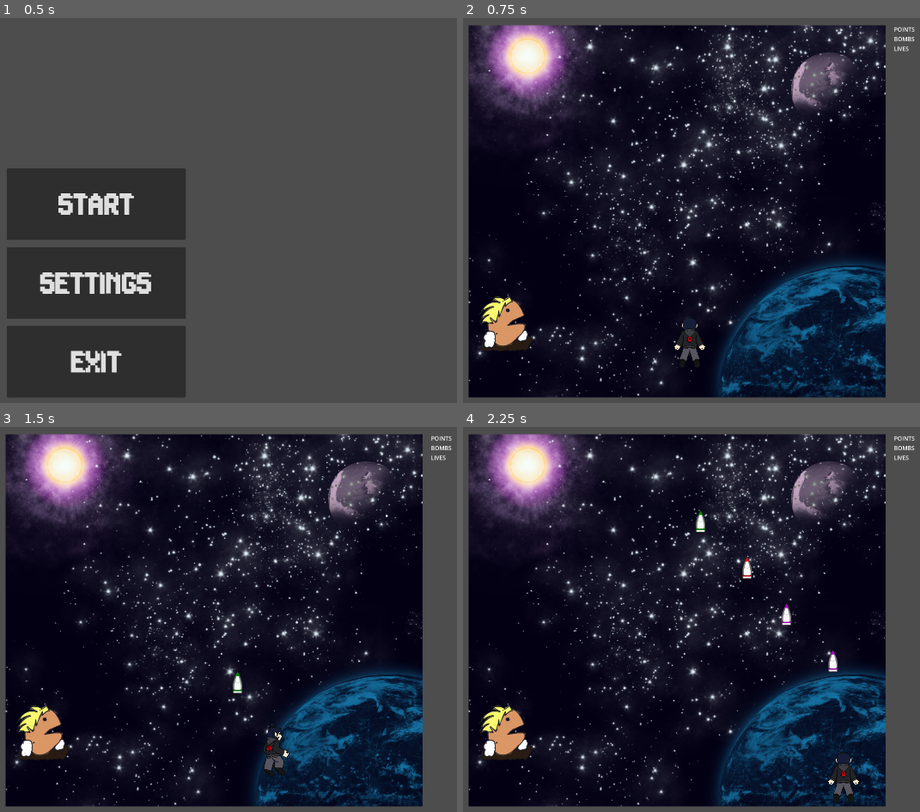
Above: before the commit, frames 1-4 (two rows, left to right).
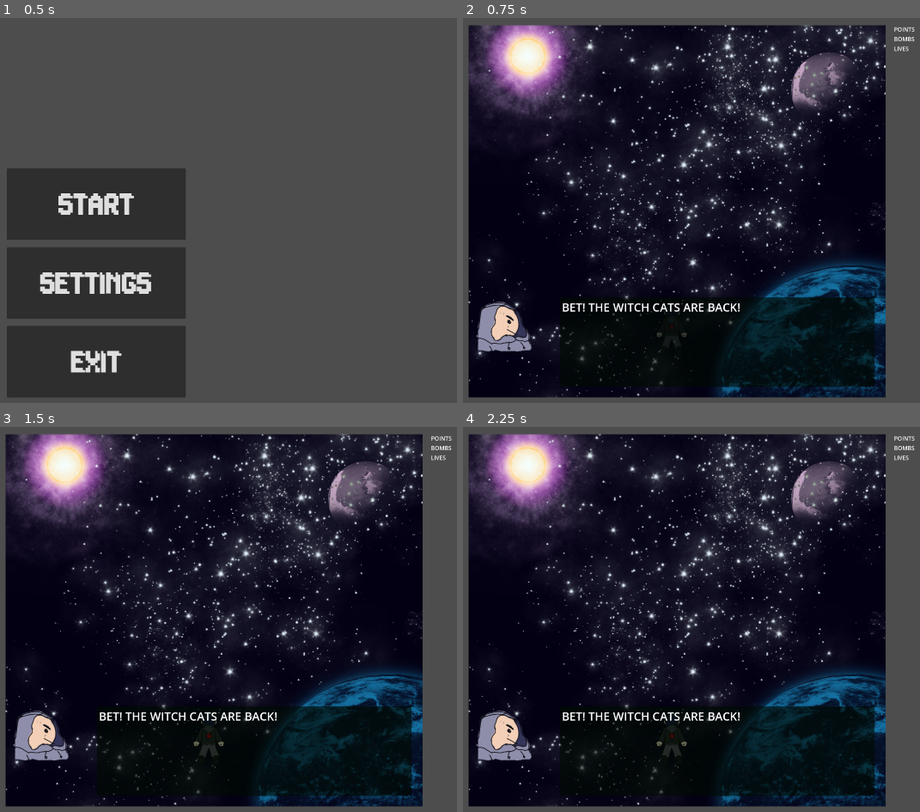
Above: after the commit, the same moments.

Repository: TresSims/Nickel2Danmaku
Game: Godot game, scene res://Levels/MainMenu/MainMenu.tscn
Two runs of this game, one before a commit and one after it. Both use one fixed random seed, a clock stepped at 60 frames per second and the inputs below.
Inputs:
- Up to frame 1 (0.5 s): no input
- Up to frame 2 (0.75 s): click "Settings" at 0.5 s
- Up to frame 3 (1.5 s): tap Enter at 1.25 s; hold Right (right) from 1.28 s (still down); hold Z (fire) from 1.28 s (still down)
- Up to frame 4 (2.25 s): tap Shift (switch) at 1.55, 2.1 s; release Right (right) at 2.03 s; release Z (fire) at 2.03 s; hold Down (down) from 2.03 s (still down)

Frame 1 is identical in both runs. In frame 2, 9.0% of the frame differs, in the area x 3-91%, y 13-96%; in frame 3, 8.7%; in frame 4, 9.2%, in the area x 3-91%, y 13-98%.

Commit message:
Working Dialog System

Diff:
--- a/Actors/Player/Player.gd
+++ b/Actors/Player/Player.gd
@@ -8,10 +8,13 @@
 var HP = 3
 var VULN = true
 
+var DIALOG = false
+
 @onready var _animated_sprite = $AnimatedSprite2D
 @onready var _vuln_timer = $VulnTimer
 @onready var _bullet_spawner = $BulletSpawner
 @onready var _reload_timer = $ReloadTimer
+var _event_system = null
 
 var glitch_bullet = preload("res://Actors/Bullets/Bullet_Glitch/Bullet.tscn")
 var bet_bullet = preload("res://Actors/Bullets/Bullet_Bet/Bullet.tscn")
@@ -21,20 +24,28 @@
 
 var switch = false
 
-func ready():
+func _ready():
     _vuln_timer.start(0.5)
 
-func _physics_process(delta):
-    var switch = process_switch()
-    process_movement(switch)
-    process_animation(switch)
-    process_fire(switch)
+
+
+func _physics_process(_delta):
+    if _event_system == null:
+        _event_system = get_node("../EventSystem")
+
+
+    if not DIALOG:
+        switch = process_switch()
+        process_movement()
+        process_fire()
+
+    process_animation()
 
 
 func process_switch():
     return Input.is_action_pressed("switch")
 
-func process_movement(switch):
+func process_movement():
     # Directional Movement
     var lr = Input.get_axis("left", "right")
     var ud = Input.get_axis("up", "down")
@@ -49,7 +60,7 @@
 
     move_and_slide()
 
-func process_animation(switch):
+func process_animation():
     # Animation Frame
     if velocity.x > 0:
         frame = 2
@@ -69,21 +80,26 @@
     else:
         _animated_sprite.modulate.a = 1.0
 
-func process_fire(switch):
+func process_fire():
     var fire = Input.is_action_pressed("fire")
-    if fire and _reload_timer.time_left == 0:
-        var new_bullet
-        if switch:
-            # bet gun
-            new_bullet = bet_bullet.instantiate()
+    if fire:
+        if not DIALOG:
+            if _reload_timer.time_left == 0:
+                var new_bullet
+                if switch:
+                    # bet gun
+                    new_bullet = bet_bullet.instantiate()
+                else:
+                    # glitch gun
+                    new_bullet = glitch_bullet.instantiate()
+
+                new_bullet.global_position = _bullet_spawner.global_position
+                print(new_bullet.global_position)
+                get_parent().add_child(new_bullet)
+                _reload_timer.start(reload_time)
         else:
-            # glitch gun
-            new_bullet = glitch_bullet.instantiate()
+            _event_system.next_event()
 
-        new_bullet.global_position = _bullet_spawner.global_position
-        print(new_bullet.global_position)
-        get_parent().add_child(new_bullet)
-        _reload_timer.start(reload_time)
 
 func get_hit():
     if _vuln_timer.time_left == 0:
--- /dev/null
+++ b/DialogScenes/Dialog.gd
@@ -0,0 +1,20 @@
+extends Node
+
+var player = null
+var age = 0
+var min_age = 1
+
+@export
+var end_dialog : bool
+
+# Called when the node enters the scene tree for the first time.
+func _ready():
+    player = get_node("/root/MarginContainer/HBoxContainer/VBoxContainer/GameRoot/Player")
+    player.DIALOG = true
+
+func _process(delta):
+    age += delta
+    if Input.is_action_just_pressed("fire") and age > min_age:
+        if end_dialog:
+            player.DIALOG = false
+        queue_free()
--- a/DialogScenes/Dialog_L.tscn
+++ b/DialogScenes/Dialog_L.tscn
@@ -1,30 +1,31 @@
-[gd_scene load_steps=5 format=3 uid="uid://5qoydmqch72o"]
+[gd_scene load_steps=6 format=3 uid="uid://5qoydmqch72o"]
 
 [ext_resource type="Texture2D" uid="uid://bpmph57h27qvy" path="res://Actors/Player/ExpressionsSS.png" id="1_fgsgl"]
+[ext_resource type="Script" path="res://DialogScenes/Dialog.gd" id="2_x756d"]
 
-[sub_resource type="AtlasTexture" id="AtlasTexture_kddep"]
+[sub_resource type="AtlasTexture" id="AtlasTexture_6riki"]
 atlas = ExtResource("1_fgsgl")
-region = Rect2(0, 0, 512, 512)
+region = Rect2(512, 0, 512, 512)
 
-[sub_resource type="AtlasTexture" id="AtlasTexture_b37se"]
+[sub_resource type="AtlasTexture" id="AtlasTexture_73huu"]
 atlas = ExtResource("1_fgsgl")
-region = Rect2(0, 512, 512, 512)
+region = Rect2(512, 512, 512, 512)
 
-[sub_resource type="SpriteFrames" id="SpriteFrames_y3e2a"]
+[sub_resource type="SpriteFrames" id="SpriteFrames_5clfg"]
 animations = [{
 "frames": [{
 "duration": 1.0,
-"texture": SubResource("AtlasTexture_kddep")
+"texture": SubResource("AtlasTexture_6riki")
 }, {
 "duration": 1.0,
-"texture": SubResource("AtlasTexture_b37se")
+"texture": SubResource("AtlasTexture_73huu")
 }],
 "loop": true,
 "name": &"default",
 "speed": 5.0
 }]
 
-[node name="MarginContainer" type="MarginContainer"]
+[node name="Dialog_L" type="MarginContainer"]
 anchors_preset = 15
 anchor_right = 1.0
 anchor_bottom = 1.0
@@ -34,6 +35,7 @@
 theme_override_constants/margin_top = 30
 theme_override_constants/margin_right = 30
 theme_override_constants/margin_bottom = 30
+script = ExtResource("2_x756d")
 
 [node name="Panel" type="Panel" parent="."]
 self_modulate = Color(0, 0.388235, 0, 1)
@@ -55,13 +57,13 @@
 [node name="RichTextLabel" type="RichTextLabel" parent="Panel/MarginContainer"]
 layout_mode = 2
 theme_override_font_sizes/normal_font_size = 32
-text = "Ugh, okay yeah I'll deal with the witch cats."
+text = "BET! THE WITCH CATS ARE BACK!"
 fit_content = true
 
 [node name="AnimatedSprite2D" type="AnimatedSprite2D" parent="."]
 scale = Vector2(0.3, 0.3)
-sprite_frames = SubResource("SpriteFrames_y3e2a")
-frame_progress = 0.250502
+sprite_frames = SubResource("SpriteFrames_5clfg")
 speed_scale = 2.0
 centered = false
 offset = Vector2(90, 90)
+flip_h = true
--- a/DialogScenes/Dialog_R.tscn
+++ b/DialogScenes/Dialog_R.tscn
@@ -1,5 +1,6 @@
-[gd_scene load_steps=5 format=3 uid="uid://cykeqy0770bot"]
+[gd_scene load_steps=6 format=3 uid="uid://cykeqy0770bot"]
 
+[ext_resource type="Script" path="res://DialogScenes/Dialog.gd" id="1_3giv6"]
 [ext_resource type="Texture2D" uid="uid://bpmph57h27qvy" path="res://Actors/Player/ExpressionsSS.png" id="1_7wrht"]
 
 [sub_resource type="AtlasTexture" id="AtlasTexture_kddep"]
@@ -24,17 +25,19 @@
 "speed": 5.0
 }]
 
-[node name="MarginContainer" type="MarginContainer"]
+[node name="Dialog_R" type="MarginContainer"]
 layout_direction = 3
-anchors_preset = -1
-offset_right = 1657.0
-offset_bottom = 971.0
+anchors_preset = 15
+anchor_right = 1.0
+anchor_bottom = 1.0
 grow_horizontal = 2
 grow_vertical = 2
 theme_override_constants/margin_left = 30
 theme_override_constants/margin_top = 30
 theme_override_constants/margin_right = 256
 theme_override_constants/margin_bottom = 30
+script = ExtResource("1_3giv6")
+end_dialog = true
 
 [node name="Panel" type="Panel" parent="."]
 self_modulate = Color(0, 0.388235, 0, 1)
@@ -61,9 +64,11 @@
 fit_content = true
 
 [node name="AnimatedSprite2D" type="AnimatedSprite2D" parent="."]
+position = Vector2(998, -2)
 scale = Vector2(0.3, 0.3)
 sprite_frames = SubResource("SpriteFrames_y3e2a")
 frame_progress = 0.250502
 speed_scale = 2.0
 centered = false
-offset = Vector2(90, 90)
+offset = Vector2(-90, 90)
+flip_h = true
--- a/EventSystem/DanmakuEvent.gd
+++ b/EventSystem/DanmakuEvent.gd
@@ -10,3 +10,6 @@
 
 @export
 var position : Vector2
+
+@export
+var dialog_event : bool
--- a/EventSystem/EventSystem.gd
+++ b/EventSystem/EventSystem.gd
@@ -6,17 +6,26 @@
 @export
 var event_dict : Array[DanmakuEvent]
 
+var _dialog_anchor = null
+
 func _ready():
+    _dialog_anchor = get_node("/root/MarginContainer/HBoxContainer/VBoxContainer/GameRoot/DialogEventAnchor")
     next_event()
 
 func next_event():
     if current_event < event_dict.size():
-        var e = load(event_dict[current_event].event_scene)
-        var e_instance = e.instantiate()
-        e_instance.global_position = e.position
-        get_parent().add_child(e_instance)
+        var event = event_dict[current_event]
+        var event_scene = load(event.event_scene)
+        var event_instance = event_scene.instantiate()
+        print(event_scene)
+        event_instance.global_position = event.position
 
-        if(e.time_to_next >= 0):
-            self.start(e.time_to_next)
+        if event.dialog_event:
+            _dialog_anchor.add_child.call_deferred(event_instance)
+        else:
+            get_parent().add_child.call_deferred(event_instance)
+
+        if(event.time_to_next >= 0):
+            self.start(event.time_to_next)
 
         current_event += 1
--- a/EventSystem/event_system.tscn
+++ b/EventSystem/event_system.tscn
@@ -2,7 +2,7 @@
 
 [ext_resource type="Script" path="res://EventSystem/EventSystem.gd" id="1_8jn5i"]
 
-[node name="Timer" type="Timer"]
+[node name="EventSystem" type="Timer"]
 one_shot = true
 script = ExtResource("1_8jn5i")
 
--- a/Levels/Level1/Level1.tscn
+++ b/Levels/Level1/Level1.tscn
@@ -1,9 +1,9 @@
-[gd_scene load_steps=14 format=3 uid="uid://km7n274l66dj"]
+[gd_scene load_steps=16 format=3 uid="uid://km7n274l66dj"]
 
 [ext_resource type="Texture2D" uid="uid://ig8wq7yahx87" path="res://Levels/Level1/BG.png" id="1_savf4"]
+[ext_resource type="PackedScene" uid="uid://d3h7gpwkayxpn" path="res://EventSystem/event_system.tscn" id="3_65ri2"]
 [ext_resource type="PackedScene" uid="uid://bind8rvync2mo" path="res://Actors/Player/Player.tscn" id="3_bvn5h"]
-[ext_resource type="PackedScene" uid="uid://d3h7gpwkayxpn" path="res://EventSystem/event_system.tscn" id="3_mnejy"]
-[ext_resource type="PackedScene" uid="uid://5qoydmqch72o" path="res://DialogScenes/Dialog_L.tscn" id="4_75xdu"]
+[ext_resource type="Script" path="res://EventSystem/DanmakuEvent.gd" id="4_d0dtc"]
 
 [sub_resource type="CanvasItemMaterial" id="CanvasItemMaterial_v0gpt"]
 
@@ -37,6 +37,20 @@
 a = Vector2(0, 1050)
 b = Vector2(0, -21)
 
+[sub_resource type="Resource" id="Resource_4tebp"]
+script = ExtResource("4_d0dtc")
+event_scene = "res://DialogScenes/Dialog_L.tscn"
+time_to_next = -1.0
+position = Vector2(0, 0)
+dialog_event = true
+
+[sub_resource type="Resource" id="Resource_qqhk6"]
+script = ExtResource("4_d0dtc")
+event_scene = "res://DialogScenes/Dialog_R.tscn"
+time_to_next = -1.0
+position = Vector2(0, 0)
+dialog_event = true
+
 [node name="MarginContainer" type="MarginContainer"]
 material = SubResource("CanvasItemMaterial_v0gpt")
 offset_right = 1920.0
@@ -57,61 +71,61 @@
 size_flags_horizontal = 3
 metadata/_edit_lock_ = true
 
-[node name="Sprite2D" type="Sprite2D" parent="HBoxContainer/VBoxContainer"]
+[node name="GameRoot" type="Sprite2D" parent="HBoxContainer/VBoxContainer"]
 texture = ExtResource("1_savf4")
 centered = false
 metadata/_edit_lock_ = true
 
-[node name="MapBorder" type="StaticBody2D" parent="HBoxContainer/VBoxContainer/Sprite2D"]
+[node name="MapBorder" type="StaticBody2D" parent="HBoxContainer/VBoxContainer/GameRoot"]
 visible = false
 collision_layer = 2
 collision_mask = 2
 
-[node name="CollisionShape2D" type="CollisionShape2D" parent="HBoxContainer/VBoxContainer/Sprite2D/MapBorder"]
+[node name="CollisionShape2D" type="CollisionShape2D" parent="HBoxContainer/VBoxContainer/GameRoot/MapBorder"]
 position = Vector2(20, 0)
 shape = SubResource("SegmentShape2D_mpkiw")
 
-[node name="CollisionShape2D2" type="CollisionShape2D" parent="HBoxContainer/VBoxContainer/Sprite2D/MapBorder"]
+[node name="CollisionShape2D2" type="CollisionShape2D" parent="HBoxContainer/VBoxContainer/GameRoot/MapBorder"]
 position = Vector2(0, 10)
 shape = SubResource("SegmentShape2D_kxnjh")
 
-[node name="CollisionShape2D3" type="CollisionShape2D" parent="HBoxContainer/VBoxContainer/Sprite2D/MapBorder"]
+[node name="CollisionShape2D3" type="CollisionShape2D" parent="HBoxContainer/VBoxContainer/GameRoot/MapBorder"]
 position = Vector2(1147, 0)
 shape = SubResource("SegmentShape2D_rrolm")
 
-[node name="CollisionShape2D4" type="CollisionShape2D" parent="HBoxContainer/VBoxContainer/Sprite2D/MapBorder"]
+[node name="CollisionShape2D4" type="CollisionShape2D" parent="HBoxContainer/VBoxContainer/GameRoot/MapBorder"]
 position = Vector2(0, 960)
 shape = SubResource("SegmentShape2D_2kt8s")
 
-[node name="BulletBorder" type="StaticBody2D" parent="HBoxContainer/VBoxContainer/Sprite2D"]
+[node name="BulletBorder" type="StaticBody2D" parent="HBoxContainer/VBoxContainer/GameRoot"]
 collision_mask = 3
 
-[node name="CollisionShape2D4" type="CollisionShape2D" parent="HBoxContainer/VBoxContainer/Sprite2D/BulletBorder"]
+[node name="CollisionShape2D4" type="CollisionShape2D" parent="HBoxContainer/VBoxContainer/GameRoot/BulletBorder"]
 visible = false
 position = Vector2(-3, 1040)
 rotation = -1.5708
 shape = SubResource("SegmentShape2D_5dsa3")
 
-[node name="CollisionShape2D5" type="CollisionShape2D" parent="HBoxContainer/VBoxContainer/Sprite2D/BulletBorder"]
+[node name="CollisionShape2D5" type="CollisionShape2D" parent="HBoxContainer/VBoxContainer/GameRoot/BulletBorder"]
 visible = false
 rotation = -1.5708
 shape = SubResource("SegmentShape2D_6244a")
 
-[node name="CollisionShape2D6" type="CollisionShape2D" parent="HBoxContainer/VBoxContainer/Sprite2D/BulletBorder"]
+[node name="CollisionShape2D6" type="CollisionShape2D" parent="HBoxContainer/VBoxContainer/GameRoot/BulletBorder"]
 visible = false
 shape = SubResource("SegmentShape2D_ft15i")
 
-[node name="CollisionShape2D7" type="CollisionShape2D" parent="HBoxContainer/VBoxContainer/Sprite2D/BulletBorder"]
+[node name="CollisionShape2D7" type="CollisionShape2D" parent="HBoxContainer/VBoxContainer/GameRoot/BulletBorder"]
 position = Vector2(1165, 0)
 shape = SubResource("SegmentShape2D_hqw3l")
 
-[node name="Player" parent="HBoxContainer/VBoxContainer/Sprite2D" instance=ExtResource("3_bvn5h")]
-z_index = 1
-position = Vector2(618, 885)
+[node name="Player" parent="HBoxContainer/VBoxContainer/GameRoot" instance=ExtResource("3_bvn5h")]
+position = Vector2(568, 850)
 
-[node name="Timer" parent="HBoxContainer/VBoxContainer/Sprite2D" instance=ExtResource("3_mnejy")]
+[node name="EventSystem" parent="HBoxContainer/VBoxContainer/GameRoot" instance=ExtResource("3_65ri2")]
+event_dict = Array[ExtResource("4_d0dtc")]([SubResource("Resource_4tebp"), SubResource("Resource_qqhk6")])
 
-[node name="DialogEventAnchor" type="Control" parent="HBoxContainer/VBoxContainer/Sprite2D"]
+[node name="DialogEventAnchor" type="Control" parent="HBoxContainer/VBoxContainer/GameRoot"]
 layout_mode = 3
 anchors_preset = 12
 anchor_top = 1.0
@@ -121,14 +135,6 @@
 grow_horizontal = 2
 grow_vertical = 0
 size_flags_horizontal = 3
-
-[node name="MarginContainer" parent="HBoxContainer/VBoxContainer/Sprite2D/DialogEventAnchor" instance=ExtResource("4_75xdu")]
-layout_mode = 0
-anchors_preset = 0
-anchor_right = 0.0
-anchor_bottom = 0.0
-grow_horizontal = 1
-grow_vertical = 1
 
 [node name="VBoxContainer2" type="VBoxContainer" parent="HBoxContainer"]
 layout_direction = 2
